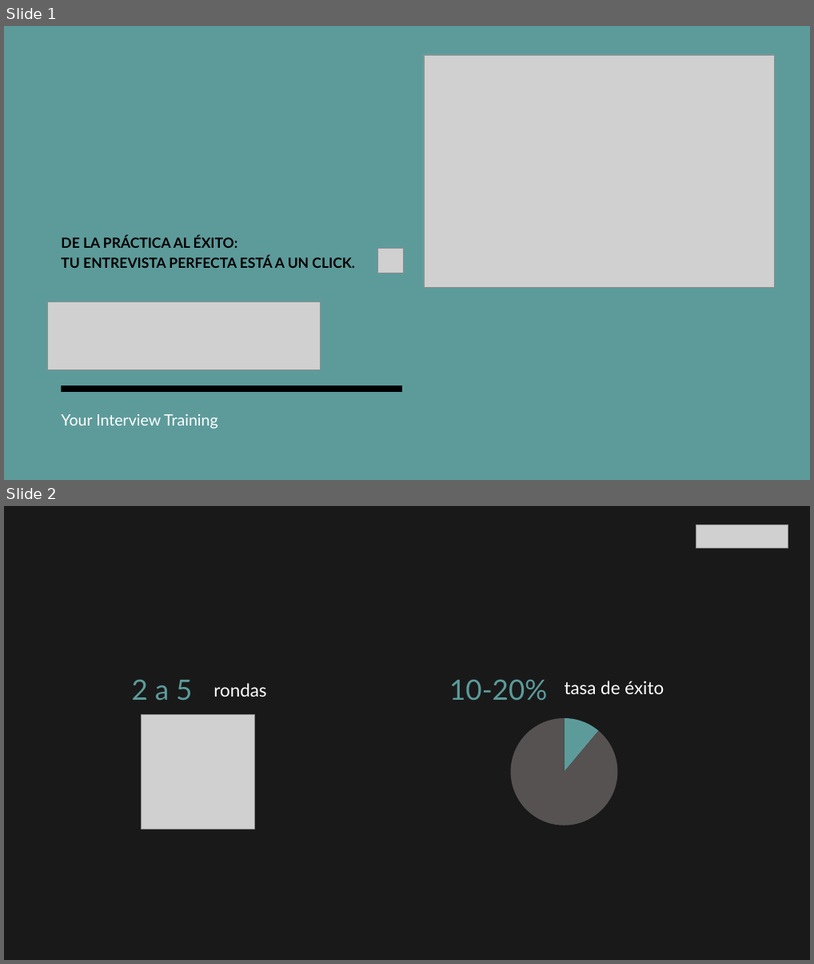
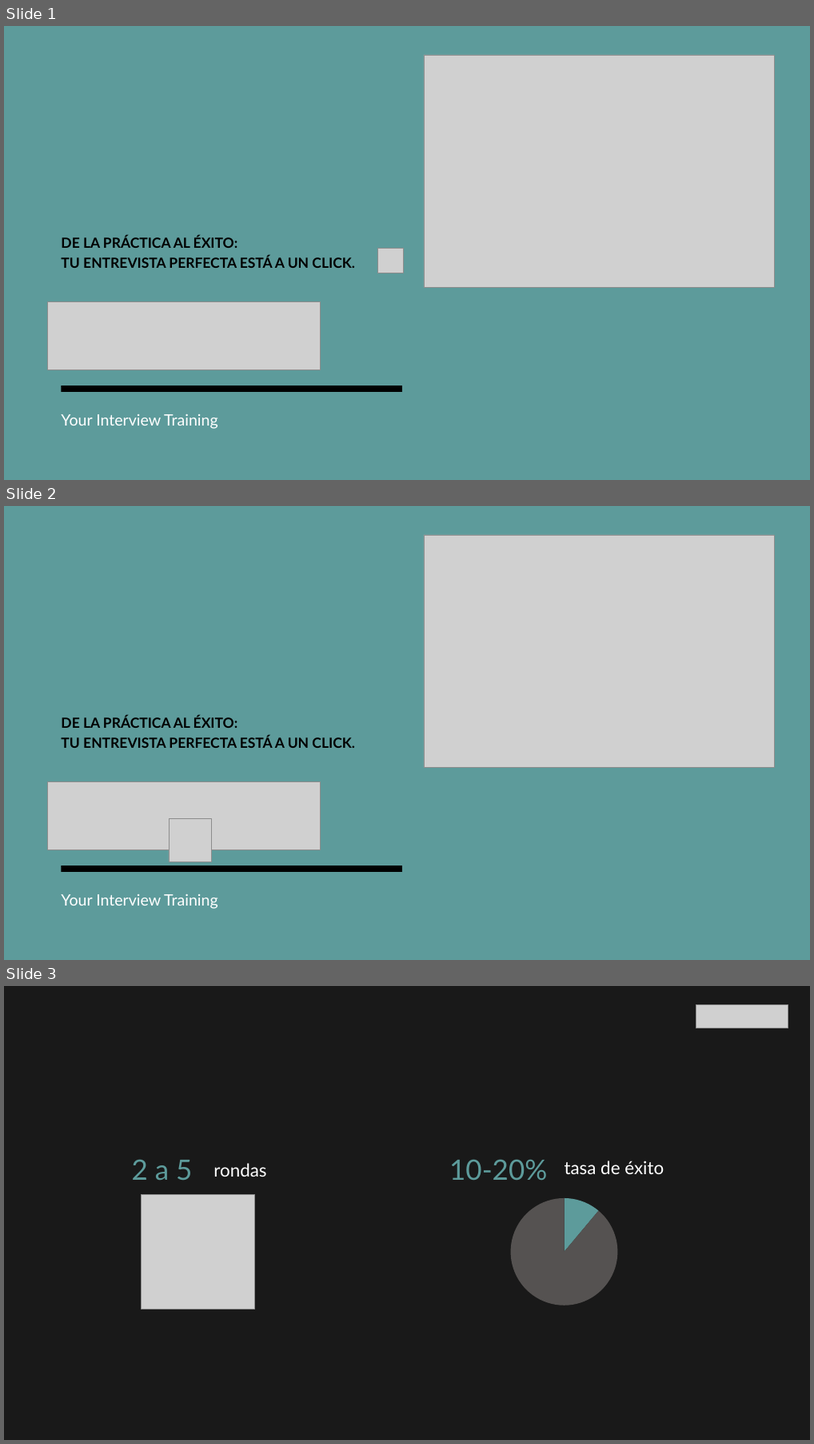
Before and after one commit to Danielgarpra/Job_Interview_AI_Simulator, a slide deck: PPT/PPT_intervy.pptx. Shown one above the other, each under a label of ours: slides 1 and 2 before the commit, slides 1, 2 and 3 after it. The pictures are 814x964 and 814x1444 pixels, drawn with LibreOffice and Linux fonts; fonts in the diff are those of the drawing; grey boxes stand for pictures. Boxes give left, top, right and bottom in pixels: in the first picture for what was removed or moved away, otherwise in the second. Text is boxed around its words. In the diff, an @@ line names an element or a change of style, - is before the commit and + after.

```diff
--- a/PPT/PPT_intervy.pptx
+++ b/PPT/PPT_intervy.pptx
@@ slide 2 added at box(4, 506, 810, 960), background #5D9B9B @@
@@ picture added at box(424, 535, 774, 767) @@
@@ text added at box(61, 716, 354, 748), 25 pt, text #000000, bold @@
+DE LA PRÁCTICA AL ÉXITO:
+TU ENTREVISTA PERFECTA ESTÁ A UN CLICK.
@@ picture added at box(47, 781, 321, 849) @@
@@ picture added at box(169, 818, 212, 861) @@
@@ line added from (62, 868) to (402, 868), #000000 11 pt @@
@@ text added at box(61, 894, 218, 908), 28 pt, text #FFFFFF @@
+Your Interview Training
@@ what was slide 2 is now slide 3 @@
```
Also in this commit, not shown: 2 other slides added, 1 other file.
